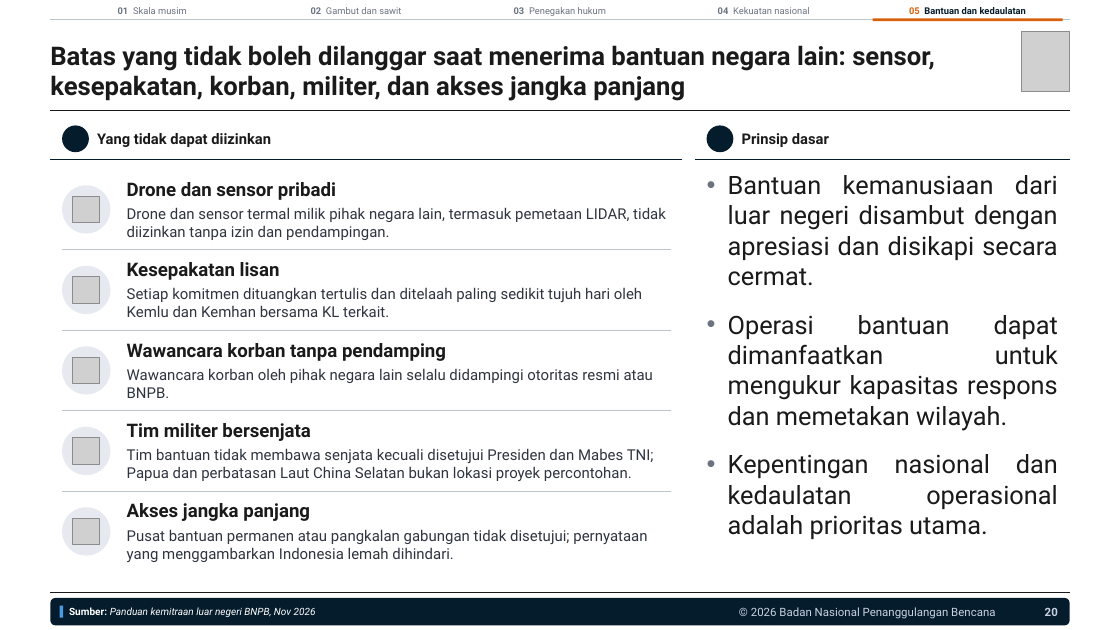
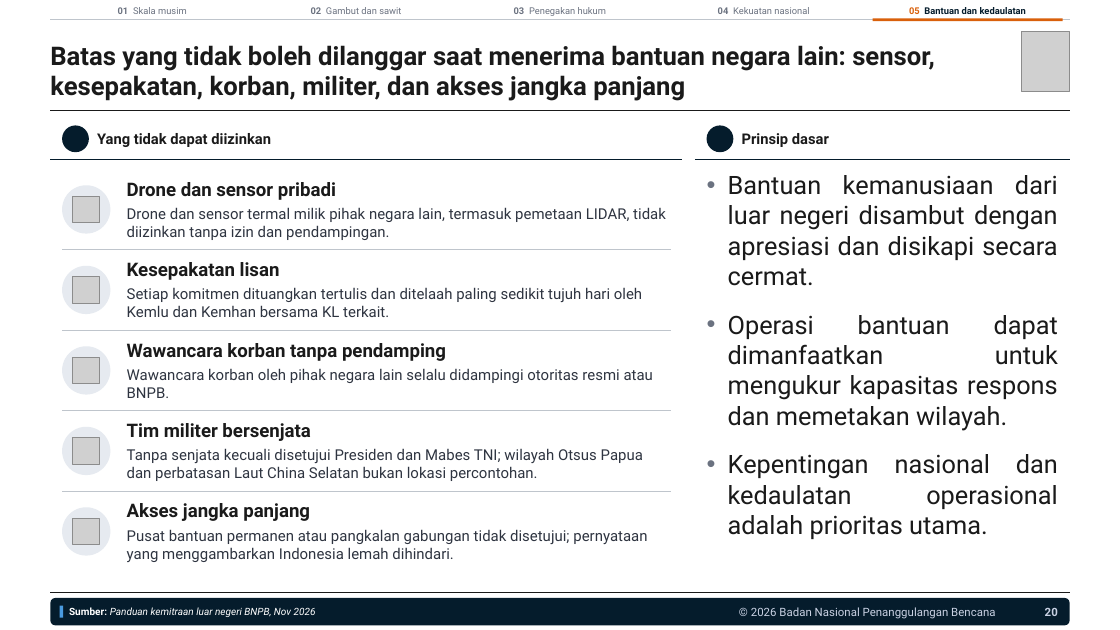
Before and after one commit to terasurbannetwork/poskokarhutla, a slide deck: slide 20 of data/laporan-bnpb/narasi-publik-karhutla-041126/Brief Narasi Publik Karhutla 041126.pptx. Drawn at 1120x630 pixels with LibreOffice and Linux fonts; fonts in the diff are those of the drawing; grey boxes stand for pictures; background and template pictures are left out. Boxes give left, top, right and bottom in pixels: in the first picture for what was removed or moved away, otherwise in the second. Text is boxed around its words. In the diff, an @@ line names an element or a change of style, - is before the commit and + after.

```diff
--- a/data/laporan-bnpb/narasi-publik-karhutla-041126/Brief Narasi Publik Karhutla 041126.pptx
+++ b/data/laporan-bnpb/narasi-publik-karhutla-041126/Brief Narasi Publik Karhutla 041126.pptx
@@ text at [127, 448, 643, 481]: text changed @@
-Tim bantuan tidak membawa senjata kecuali disetujui Presiden dan Mabes TNI; Papua dan perbatasan Laut China Selatan bukan lokasi proyek percontohan.
+Tanpa senjata kecuali disetujui Presiden dan Mabes TNI; wilayah Otsus Papua dan perbatasan Laut China Selatan bukan lokasi percontohan.
```
Also in this commit, not shown: 2 other slides changed, 2 other files.
